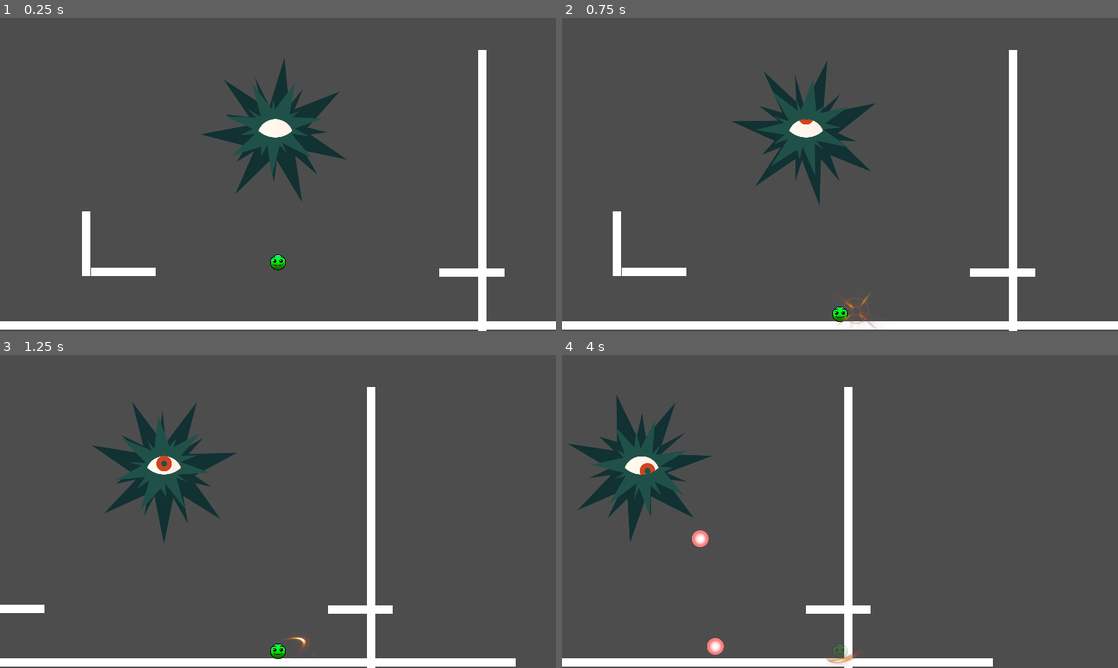
Above: before the commit, frames 1-4 (two rows, left to right).
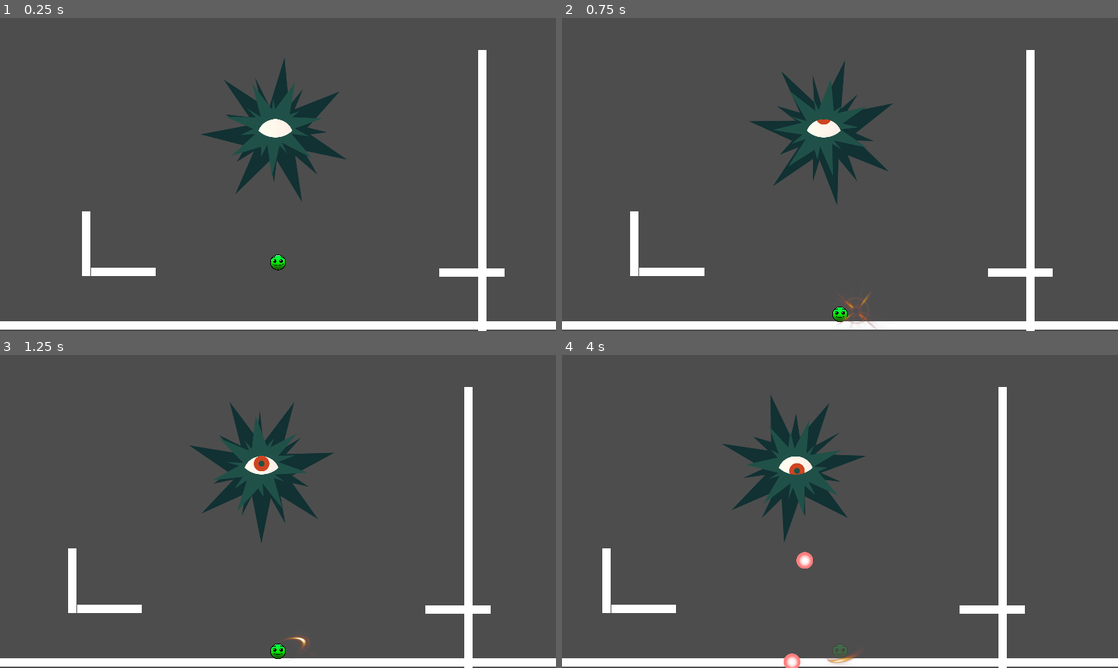
Above: after the commit, the same moments.

Repository: ReusableChopsticks/BreakoutBossfight
Game: Godot game, scene res://scenes/small_test_level.tscn
The game is run twice, just before and just after one commit, with the same random seed, the same clock (stepped at 60 frames per second) and the same inputs.
Inputs:
- Up to frame 1 (0.25 s): no input
- Up to frame 2 (0.75 s): tap Enter at 0.5 s; hold Right (move_right) from 0.53 s (still down); tap X (attack) at 0.6 s
- Up to frame 3 (1.25 s): keep holding Right (move_right); tap Z (jump) at 0.77 s
- Up to frame 4 (4 s): tap X (attack) at 1.35, 2.3, 2.85, 3.6 s; tap Z (jump) at 1.52, 3.02, 3.77 s; release Right (move_right) at 2.03 s; hold Left (move_left) 2.03-2.78 s; tap C (dash) at 2.1 s; hold Right (move_right) from 2.78 s (still down)

Frame 1 is identical in both runs. In frame 2, 7.5% of the frame differs, in the area x 9-89%, y 10-100%; in frame 3, 12%; in frame 4, 13%, in the area x 1-100%, y 10-100%.

Commit message:
other placeholder attacks added

Diff:
--- a/entities/player/player.tscn
+++ b/entities/player/player.tscn
@@ -36,6 +36,23 @@
 "values": [{
 "args": [false],
 "method": &"set_invincible"
+}]
+}
+
+[sub_resource type="Animation" id="Animation_dj8r6"]
+resource_name = "attack"
+tracks/0/type = "method"
+tracks/0/imported = false
+tracks/0/enabled = true
+tracks/0/path = NodePath("Weapon")
+tracks/0/interp = 1
+tracks/0/loop_wrap = true
+tracks/0/keys = {
+"times": PackedFloat32Array(0),
+"transitions": PackedFloat32Array(1),
+"values": [{
+"args": [null],
+"method": &"use_weapon"
 }]
 }
 
@@ -117,23 +134,6 @@
 }]
 }
 
-[sub_resource type="Animation" id="Animation_dj8r6"]
-resource_name = "attack"
-tracks/0/type = "method"
-tracks/0/imported = false
-tracks/0/enabled = true
-tracks/0/path = NodePath("Weapon")
-tracks/0/interp = 1
-tracks/0/loop_wrap = true
-tracks/0/keys = {
-"times": PackedFloat32Array(0),
-"transitions": PackedFloat32Array(1),
-"values": [{
-"args": [null],
-"method": &"use_weapon"
-}]
-}
-
 [sub_resource type="AnimationLibrary" id="AnimationLibrary_0rr4b"]
 _data = {
 "RESET": SubResource("Animation_bg51y"),
@@ -183,6 +183,10 @@
 
 [node name="PlayerMoveState" type="Node" parent="StateMachine"]
 script = ExtResource("7_3l48t")
+max_fall_velocity = 1000
+move_lerp = 0.392
+friction_lerp = 0.345
+air_friction_lerp = 0.183
 
 [node name="Timers" type="Node" parent="StateMachine/PlayerMoveState"]
 
--- a/entities/player/player_attack_state.gd
+++ b/entities/player/player_attack_state.gd
@@ -2,9 +2,18 @@
 class_name PlayerAttackState
 
 @onready var anim: AnimationMixer = $"../PlayerNodeReferences".anim_player
+@onready var player: Player = $"../.."
+@onready var move_settings: PlayerMoveState = $"../PlayerMoveState"
+var gravity = ProjectSettings.get_setting("physics/2d/default_gravity")
 
 func enter():
 	anim.mixer_updated
 	anim.play("attack")
-	#await anim.animation_finished
+	await anim.animation_finished
 	transitioned.emit(self, "PlayerMoveState")
+
+func physics_update(delta):
+	var weight = move_settings.friction_lerp if player.is_on_floor() else move_settings.air_friction_lerp
+	player.velocity.x = lerpf(player.velocity.x, 0, weight)
+	player.velocity.y += gravity * delta
+	player.move_and_slide()
--- a/entities/weapon/weapon.gd
+++ b/entities/weapon/weapon.gd
@@ -23,6 +23,7 @@
 	else:
 		attack_area = left_attack_area
 		anim.play("left_attack")
+	await anim.animation_finished
 
 # this is called in the attack animation (call method track)
 func get_hits():
--- a/entities/weapon/weapon.tscn
+++ b/entities/weapon/weapon.tscn
@@ -10,13 +10,150 @@
 size = Vector2(119, 58)
 
 [sub_resource type="RectangleShape2D" id="RectangleShape2D_w36ce"]
-size = Vector2(57, 104)
+size = Vector2(88, 104)
 
 [sub_resource type="RectangleShape2D" id="RectangleShape2D_80u2e"]
 size = Vector2(92, 118)
 
-[sub_resource type="Animation" id="Animation_6vqqo"]
-resource_name = "up_attack"
+[sub_resource type="Animation" id="Animation_dctiw"]
+resource_name = "RESET"
+tracks/0/type = "value"
+tracks/0/imported = false
+tracks/0/enabled = true
+tracks/0/path = NodePath("AnimatedSprite2D:position")
+tracks/0/interp = 1
+tracks/0/loop_wrap = true
+tracks/0/keys = {
+"times": PackedFloat32Array(0),
+"transitions": PackedFloat32Array(1),
+"update": 0,
+"values": [Vector2(0, 0)]
+}
+tracks/1/type = "value"
+tracks/1/imported = false
+tracks/1/enabled = true
+tracks/1/path = NodePath("AnimatedSprite2D:frame")
+tracks/1/interp = 1
+tracks/1/loop_wrap = true
+tracks/1/keys = {
+"times": PackedFloat32Array(0),
+"transitions": PackedFloat32Array(1),
+"update": 1,
+"values": [7]
+}
+tracks/2/type = "value"
+tracks/2/imported = false
+tracks/2/enabled = true
+tracks/2/path = NodePath("AnimatedSprite2D:animation")
+tracks/2/interp = 1
+tracks/2/loop_wrap = true
+tracks/2/keys = {
+"times": PackedFloat32Array(0),
+"transitions": PackedFloat32Array(1),
+"update": 1,
+"values": [&"side_attack"]
+}
+tracks/3/type = "value"
+tracks/3/imported = false
+tracks/3/enabled = true
+tracks/3/path = NodePath("AnimatedSprite2D:flip_h")
+tracks/3/interp = 1
+tracks/3/loop_wrap = true
+tracks/3/keys = {
+"times": PackedFloat32Array(0),
+"transitions": PackedFloat32Array(1),
+"update": 1,
+"values": [false]
+}
+tracks/4/type = "value"
+tracks/4/imported = false
+tracks/4/enabled = true
+tracks/4/path = NodePath("AnimatedSprite2D:offset")
+tracks/4/interp = 1
+tracks/4/loop_wrap = true
+tracks/4/keys = {
+"times": PackedFloat32Array(0),
+"transitions": PackedFloat32Array(1),
+"update": 0,
+"values": [Vector2(0, 0)]
+}
+
+[sub_resource type="Animation" id="Animation_03orl"]
+resource_name = "left_attack"
+tracks/0/type = "value"
+tracks/0/imported = false
+tracks/0/enabled = true
+tracks/0/path = NodePath("AnimatedSprite2D:animation")
+tracks/0/interp = 1
+tracks/0/loop_wrap = true
+tracks/0/keys = {
+"times": PackedFloat32Array(0),
+"transitions": PackedFloat32Array(1),
+"update": 1,
+"values": [&"side_attack"]
+}
+tracks/1/type = "value"
+tracks/1/imported = false
+tracks/1/enabled = true
+tracks/1/path = NodePath("AnimatedSprite2D:frame")
+tracks/1/interp = 1
+tracks/1/loop_wrap = true
+tracks/1/keys = {
+"times": PackedFloat32Array(0, 0.1, 0.2, 0.3, 0.4, 0.5, 0.6, 0.7),
+"transitions": PackedFloat32Array(1, 1, 1, 1, 1, 1, 1, 1),
+"update": 1,
+"values": [0, 1, 2, 3, 4, 5, 6, 7]
+}
+tracks/2/type = "method"
+tracks/2/imported = false
+tracks/2/enabled = true
+tracks/2/path = NodePath(".")
+tracks/2/interp = 1
+tracks/2/loop_wrap = true
+tracks/2/keys = {
+"times": PackedFloat32Array(0.4),
+"transitions": PackedFloat32Array(1),
+"values": [{
+"args": [],
+"method": &"get_hits"
+}]
+}
+tracks/3/type = "value"
+tracks/3/imported = false
+tracks/3/enabled = true
+tracks/3/path = NodePath("AnimatedSprite2D:flip_h")
+tracks/3/interp = 1
+tracks/3/loop_wrap = true
+tracks/3/keys = {
+"times": PackedFloat32Array(0),
+"transitions": PackedFloat32Array(1),
+"update": 1,
+"values": [true]
+}
+tracks/4/type = "value"
+tracks/4/imported = false
+tracks/4/enabled = true
+tracks/4/path = NodePath("AnimatedSprite2D:offset")
+tracks/4/interp = 1
+tracks/4/loop_wrap = true
+tracks/4/keys = {
+"times": PackedFloat32Array(0),
+"transitions": PackedFloat32Array(1),
+"update": 0,
+"values": [Vector2(0, 0)]
+}
+tracks/5/type = "value"
+tracks/5/imported = false
+tracks/5/enabled = true
+tracks/5/path = NodePath("AnimatedSprite2D:position")
+tracks/5/interp = 1
+tracks/5/loop_wrap = true
+tracks/5/keys = {
+"times": PackedFloat32Array(0),
+"transitions": PackedFloat32Array(1),
+"update": 1,
+"values": [Vector2(-100, -29)]
+}
 
 [sub_resource type="Animation" id="Animation_2bd40"]
 resource_name = "right_attack"
@@ -58,20 +195,44 @@
 "method": &"get_hits"
 }]
 }
-
-[sub_resource type="Animation" id="Animation_dctiw"]
-resource_name = "RESET"
+tracks/3/type = "value"
+tracks/3/imported = false
+tracks/3/enabled = true
+tracks/3/path = NodePath("AnimatedSprite2D:animation")
+tracks/3/interp = 1
+tracks/3/loop_wrap = true
+tracks/3/keys = {
+"times": PackedFloat32Array(0),
+"transitions": PackedFloat32Array(1),
+"update": 1,
+"values": [&"side_attack"]
+}
+tracks/4/type = "value"
+tracks/4/imported = false
+tracks/4/enabled = true
+tracks/4/path = NodePath("AnimatedSprite2D:flip_h")
+tracks/4/interp = 1
+tracks/4/loop_wrap = true
+tracks/4/keys = {
+"times": PackedFloat32Array(0),
+"transitions": PackedFloat32Array(1),
+"update": 1,
+"values": [false]
+}
+
+[sub_resource type="Animation" id="Animation_6vqqo"]
+resource_name = "up_attack"
 tracks/0/type = "value"
 tracks/0/imported = false
 tracks/0/enabled = true
-tracks/0/path = NodePath("AnimatedSprite2D:position")
+tracks/0/path = NodePath("AnimatedSprite2D:animation")
 tracks/0/interp = 1
 tracks/0/loop_wrap = true
 tracks/0/keys = {
 "times": PackedFloat32Array(0),
 "transitions": PackedFloat32Array(1),
-"update": 0,
-"values": [Vector2(0, 0)]
+"update": 1,
+"values": [&"up_attack"]
 }
 tracks/1/type = "value"
 tracks/1/imported = false
@@ -80,15 +241,46 @@
 tracks/1/interp = 1
 tracks/1/loop_wrap = true
 tracks/1/keys = {
-"times": PackedFloat32Array(0),
-"transitions": PackedFloat32Array(1),
-"update": 1,
-"values": [7]
-}
+"times": PackedFloat32Array(0, 0.1, 0.2, 0.3, 0.4, 0.5, 0.6, 0.7, 0.8, 0.9, 1),
+"transitions": PackedFloat32Array(1, 1, 1, 1, 1, 1, 1, 1, 1, 1, 1),
+"update": 1,
+"values": [0, 1, 2, 3, 4, 5, 6, 7, 8, 9, 10]
+}
+tracks/2/type = "method"
+tracks/2/imported = false
+tracks/2/enabled = true
+tracks/2/path = NodePath(".")
+tracks/2/interp = 1
+tracks/2/loop_wrap = true
+tracks/2/keys = {
+"times": PackedFloat32Array(0.4),
+"transitions": PackedFloat32Array(1),
+"values": [{
+"args": [],
+"method": &"get_hits"
+}]
+}
+tracks/3/type = "value"
+tracks/3/imported = false
+tracks/3/enabled = true
+tracks/3/path = NodePath("AnimatedSprite2D:position")
+tracks/3/interp = 1
+tracks/3/loop_wrap = true
+tracks/3/keys = {
+"times": PackedFloat32Array(0, 0.3),
+"transitions": PackedFloat32Array(1, 1),
+"update": 1,
+"values": [Vector2(-1, -40), Vector2(0, -60)]
+}
+
+[sub_resource type="Animation" id="Animation_ppoyu"]
+resource_name = "down_attack"
 
 [sub_resource type="AnimationLibrary" id="AnimationLibrary_340tu"]
 _data = {
 "RESET": SubResource("Animation_dctiw"),
+"down_attack": SubResource("Animation_ppoyu"),
+"left_attack": SubResource("Animation_03orl"),
 "right_attack": SubResource("Animation_2bd40"),
 "up_attack": SubResource("Animation_6vqqo")
 }
@@ -122,6 +314,50 @@
 region = Rect2(180, 180, 180, 180)
 
 [sub_resource type="AtlasTexture" id="AtlasTexture_280me"]
+atlas = ExtResource("2_rma3v")
+region = Rect2(720, 720, 180, 180)
+
+[sub_resource type="AtlasTexture" id="AtlasTexture_q4aux"]
+atlas = ExtResource("2_rma3v")
+region = Rect2(0, 0, 180, 180)
+
+[sub_resource type="AtlasTexture" id="AtlasTexture_01q7m"]
+atlas = ExtResource("2_rma3v")
+region = Rect2(180, 0, 180, 180)
+
+[sub_resource type="AtlasTexture" id="AtlasTexture_lrnet"]
+atlas = ExtResource("2_rma3v")
+region = Rect2(360, 0, 180, 180)
+
+[sub_resource type="AtlasTexture" id="AtlasTexture_uygrm"]
+atlas = ExtResource("2_rma3v")
+region = Rect2(180, 540, 180, 180)
+
+[sub_resource type="AtlasTexture" id="AtlasTexture_3qpqj"]
+atlas = ExtResource("2_rma3v")
+region = Rect2(540, 540, 180, 180)
+
+[sub_resource type="AtlasTexture" id="AtlasTexture_wkkh3"]
+atlas = ExtResource("2_rma3v")
+region = Rect2(720, 540, 180, 180)
+
+[sub_resource type="AtlasTexture" id="AtlasTexture_gtrru"]
+atlas = ExtResource("2_rma3v")
+region = Rect2(0, 720, 180, 180)
+
+[sub_resource type="AtlasTexture" id="AtlasTexture_5hsgv"]
+atlas = ExtResource("2_rma3v")
+region = Rect2(180, 720, 180, 180)
+
+[sub_resource type="AtlasTexture" id="AtlasTexture_s0ypu"]
+atlas = ExtResource("2_rma3v")
+region = Rect2(360, 720, 180, 180)
+
+[sub_resource type="AtlasTexture" id="AtlasTexture_ae206"]
+atlas = ExtResource("2_rma3v")
+region = Rect2(540, 720, 180, 180)
+
+[sub_resource type="AtlasTexture" id="AtlasTexture_eebw7"]
 atlas = ExtResource("2_rma3v")
 region = Rect2(720, 720, 180, 180)
 
@@ -153,7 +389,45 @@
 "texture": SubResource("AtlasTexture_280me")
 }],
 "loop": false,
-"name": &"right_attack",
+"name": &"side_attack",
+"speed": 12.0
+}, {
+"frames": [{
+"duration": 1.0,
+"texture": SubResource("AtlasTexture_q4aux")
+}, {
+"duration": 1.0,
+"texture": SubResource("AtlasTexture_01q7m")
+}, {
+"duration": 1.0,
+"texture": SubResource("AtlasTexture_lrnet")
+}, {
+"duration": 1.0,
+"texture": SubResource("AtlasTexture_uygrm")
+}, {
+"duration": 1.0,
+"texture": SubResource("AtlasTexture_3qpqj")
+}, {
+"duration": 1.0,
+"texture": SubResource("AtlasTexture_wkkh3")
+}, {
+"duration": 1.0,
+"texture": SubResource("AtlasTexture_gtrru")
+}, {
+"duration": 1.0,
+"texture": SubResource("AtlasTexture_5hsgv")
+}, {
+"duration": 1.0,
+"texture": SubResource("AtlasTexture_s0ypu")
+}, {
+"duration": 1.0,
+"texture": SubResource("AtlasTexture_ae206")
+}, {
+"duration": 1.0,
+"texture": SubResource("AtlasTexture_eebw7")
+}],
+"loop": true,
+"name": &"up_attack",
 "speed": 12.0
 }]
 
@@ -181,7 +455,7 @@
 collision_mask = 8
 
 [node name="CollisionShape2D" type="CollisionShape2D" parent="LeftAttackArea"]
-position = Vector2(-57.5, -12)
+position = Vector2(-73, -12)
 shape = SubResource("RectangleShape2D_w36ce")
 
 [node name="RightAttackArea" type="Area2D" parent="."]
@@ -200,5 +474,5 @@
 [node name="AnimatedSprite2D" type="AnimatedSprite2D" parent="."]
 scale = Vector2(1.81111, 1.81111)
 sprite_frames = SubResource("SpriteFrames_iy24q")
-animation = &"right_attack"
+animation = &"side_attack"
 frame = 7
Not shown: 1 places in entities/weapon/weapon.tscn that only renumber resources
